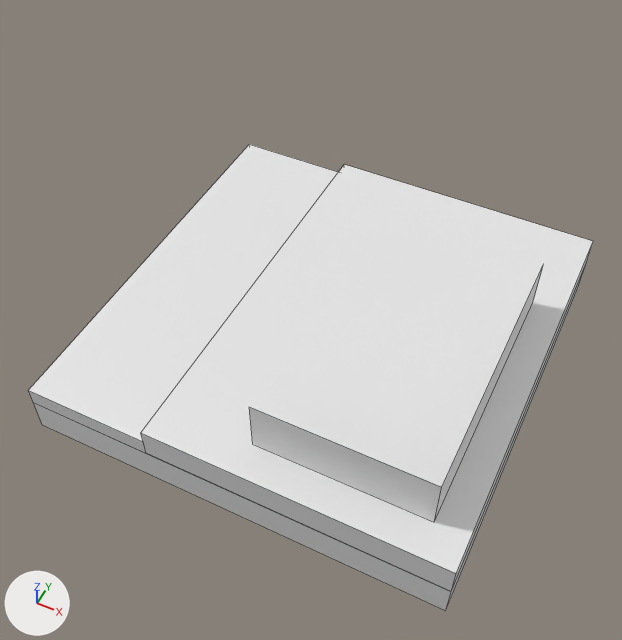
An edit to the Blender file model/cafe.blend, drawn before and after from the same camera.
Before and after are seen from a camera (50 mm lens) standing at (4.63, -10.06, 13.31) and looking at (0.05, -0.9, 1.85). Every picture has the same lights, and +X, +Y and +Z are marked at lower left. Mesh edges are drawn as thin lines.
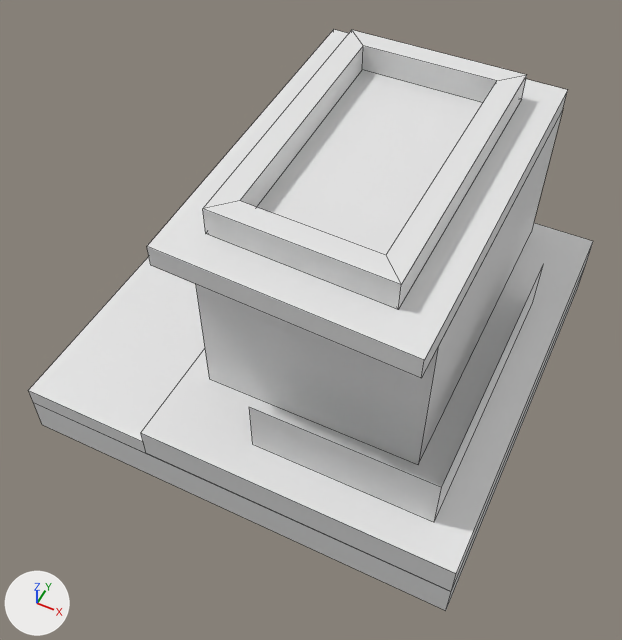
Commit message: Prototype of building

Changed parts and their boxes [x1, y1, x2, y2] in the pictures (622 x 640 px):
'Plane.002', reshaped: before [141, 164, 593, 591]; after [141, 109, 593, 591]
'a', added: after [147, 30, 568, 378]
'a.001', added: after [203, 30, 527, 309]
part 1 of me_plane_000, added: after [196, 109, 563, 465]

What changed in the scene script:
```text
Change me_plane_000:
    where me_plane_000.from_pydata(...)  # 8 vertices, 6 faces; spans x -1.57..4.0, y -4.0..4.0, z 0.7..1.32
    used by ob_plane_002; location = (0.0, 0.0, 0.0)
    me_plane_000 part 1: a new loose piece, a box spanning x -1.14..2.8, y -2.51..3.7, z 1.32..4.3
Add me_plane_004:
    me_plane_004.from_pydata([(2.8, 3.7, 4.3), (2.8, -3.13, 4.3), (-1.58, -2.95, 4.3), (-1.76, 3.7, 4.3), (2.8, 3.7, 4.69), (-1.76, 3.7, 4.69), (2.8, -3.13, 4.69), (-1.58, -2.95, 4.69)], [], [(2, 3, 0, 1), (7, 6, 4, 5), (3, 2, 7, 5), (0, 3, 5, 4), (1, 0, 4, 6), (2, 1, 6, 7)])
Add me_plane_005:
    me_plane_005.from_pydata([(2.16, 3.06, 4.69), (-1.11, 3.06, 4.69), (2.16, -2.47, 4.69), (-0.96, -2.34, 4.69), (1.76, 2.66, 4.69), (-0.69, 2.66, 4.69), (1.76, -2.05, 4.69), (-0.57, -1.96, 4.69), (1.76, 2.66, 5.17), (-0.69, 2.66, 5.17), (1.76, -2.05, 5.17), (-0.57, -1.96, 5.17), (2.16, 3.06, 5.17), (-1.11, 3.06, 5.17), (2.16, -2.47, 5.17), (-0.96, -2.34, 5.17)], [], [(9, 8, 12, 13), (5, 1, 0, 4), (4, 0, 2, 6), (6, 2, 3, 7), (7, 3, 1, 5), (8, 10, 14, 12), (10, 11, 15, 14), (11, 9, 13, 15), (0, 1, 13, 12), (5, 4, 8, 9), (2, 0, 12, 14), (4, 6, 10, 8), (3, 2, 14, 15), (6, 7, 11, 10), (1, 3, 15, 13), (7, 5, 9, 11)])
Add ob_a:
    ob_a = bpy.data.objects.new('a', me_plane_004)
    ob_a.location = (0.0, 0.0, 0.0)
Add ob_a_001:
    ob_a_001 = bpy.data.objects.new('a.001', me_plane_005)
    ob_a_001.location = (0.0, 0.0, 0.0)
```
